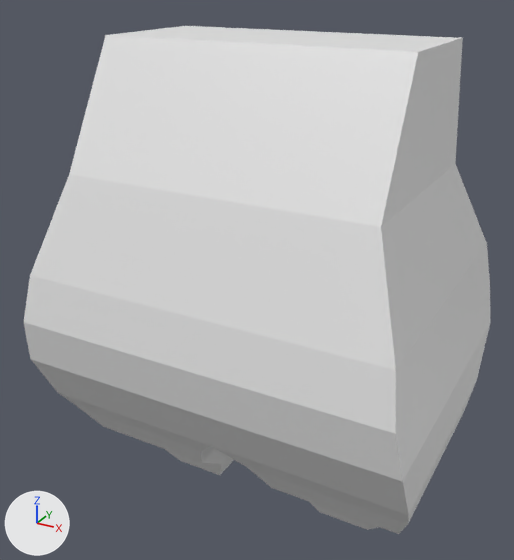
The Blender file blender/Low Poly Cat Starter File/Starter File_Low Poly Cat.blend: old version first, new version second.
Before and after are seen from a 50 mm lens placed at (0.785, -1.545, 1.43), pointed at (-0.039, -0.047, 0.681). Arrows for +X, +Y and +Z are at lower left; the lights stay in place.
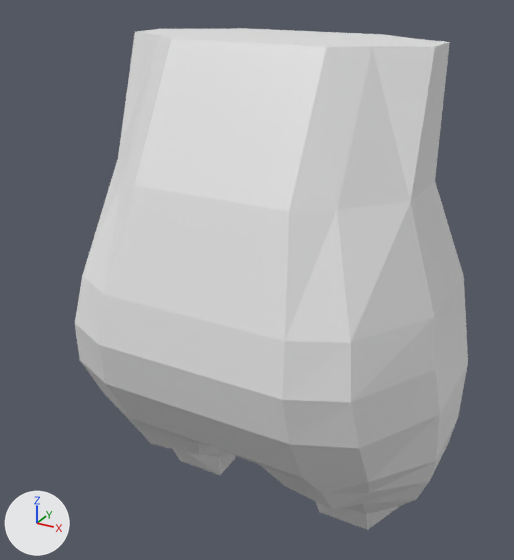
Changed parts and their boxes (x1, y1, x2, y2) in the pictures (514 x 560 px; the box of a moved part takes in the faces that stretch with it):
'Cube', reshaped (16% narrower): before (24, 26, 490, 534); after (75, 28, 468, 530)
part 1 of me_cube_001, moved or reshaped: before (24, 174, 440, 534); after (75, 160, 440, 510)
part 2 of me_cube_001, moved or reshaped: before (69, 32, 435, 227); after (118, 32, 435, 211)
part 3 of me_cube_001, moved or reshaped: before (162, 26, 490, 441); after (181, 28, 445, 42)
part 4 of me_cube_001, moved or reshaped: before (165, 449, 378, 530); after (173, 449, 414, 530)
part 5 of me_cube_001, moved or reshaped: before (130, 418, 343, 521); after (130, 418, 344, 521)

Edits to the bpy script that builds the scene:
```text
Change me_cube_001:
    where me_cube_001.from_pydata(...)  # 98 vertices, 90 faces; spans x 0.0..0.494, y -0.446..0.358, z 0.001..1.284
    used by ob_cube; location = (0.0, 0.0, 0.0)
    me_cube_001 part 1: all 7 vertices in x 0.382..0.494, y -0.446..-0.235, z 0.197..0.987 are moved by (-0.113, 0.058, 0.0)
    me_cube_001 part 2: the 1 vertex in x 0.375, y -0.172, z 1.284 is moved by (-0.113, 0.058, 0.0)
    me_cube_001 part 3: all 8 vertices in x 0.375..0.494, y 0.161..0.358, z 0.197..1.284 are moved by (-0.096, -0.064, 0.0)
    me_cube_001 part 4: the 1 vertex in x 0.391, y -0.103, z 0.096 is moved by (-0.07, 0.005, 0.0)
    me_cube_001 part 5: 3 of the vertices in x 0.067..0.125, y -0.294..-0.103, z 0.096..0.289 are moved by (0.025, 0.023, 0.0)
```
